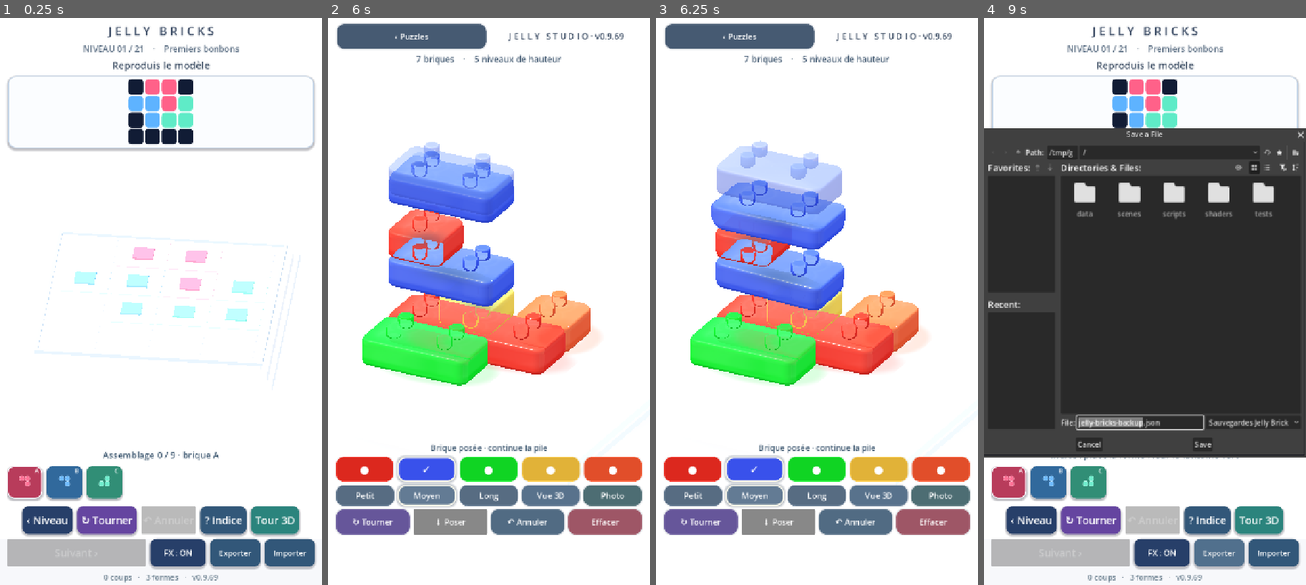
Above: before the commit, frames 1-4 (left to right).
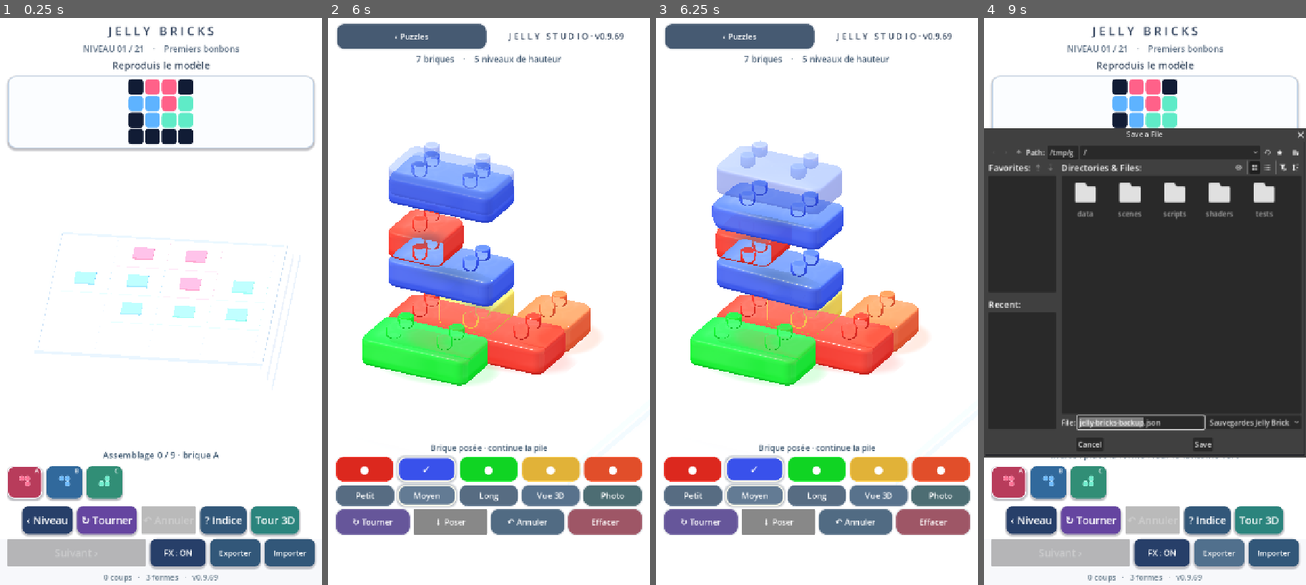
Above: after the commit, the same moments.

Repository: dbrckk/Jelly-bricks
Game: Godot game, scene res://scenes/main.tscn
The game is run twice, just before and just after one commit, with the same random seed, the same clock (stepped at 60 frames per second) and the same inputs.
Inputs (mouse positions are in pixels of both pictures, inside the frame that each line leads up to):
- Up to frame 1 (0.25 s): no input
- Up to frame 2 (6 s): click (353, 482) at 0.52 s; click (392, 482) at 1.27 s; click (431, 482) at 2.02 s; click "‹ Niveau" at 2.75 s; click "↻ Tourner" at 3.5 s; click "? Indice" at 4.25 s; click "Tour 3D" at 5 s; click "↓ Poser" at 5.75 s
- Up to frame 3 (6.25 s): no input
- Up to frame 4 (9 s): click "‹ Puzzles" at 6.5 s; click "FX : ON" at 7.25 s; click "FX : OFF" at 8 s; click "Exporter" at 8.75 s

Frames 1-2 are identical in both runs. In frame 3, 0.2% of the frame differs, in the area x 17-59%, y 29-54%; in frame 4, 0.9%, in the area x 0-98%, y 23-78%.

Commit message:
feat(godot): localized gel compression across real multi-support contacts
* feat(godot): localize impact-side gel wall bulge without detaching stud roots

* feat(godot): distribute impact origin and softness across all direct supporting cells

* test(godot): verify real two-support bridge impact centroid and localized squash reset

* docs(shader): clarify localized deformation preserves existing stud behavior

Diff:
--- a/native-godot/scripts/stack_mode.gd
+++ b/native-godot/scripts/stack_mode.gd
@@ -1455,7 +1455,11 @@
             sum_color.y / float(shared),
             sum_color.z / float(shared), .78),
         "center": sum_position / float(shared),
-        "extent": .56 + .17 * float(mini(shared - 1, 3))
+        "extent": .56 + .17 * float(mini(shared - 1, 3)),
+        # Not persisted: this is computed from real occupied contacts.
+        # Used by the impact animation, not by collision/saving rules.
+        "supported_cells": shared,
+        "support_fraction": float(shared) / float(own_cells.size())
     }
 
 func _apply_contact_optics(node: Node3D, entry: Dictionary,
@@ -1593,16 +1597,25 @@
         .set_trans(Tween.TRANS_CUBIC).set_ease(Tween.EASE_OUT)
     settle.tween_property(material, "shader_parameter/gel_spring", 0.0, .91) \
         .set_trans(Tween.TRANS_CUBIC).set_ease(Tween.EASE_OUT)
+    # This brick may bridge two or three separate supports. The old
+    # implementation picked whichever support happened to appear first
+    # in the save order and sent the ripple off-centre, despite the
+    # optical contact centroid already knowing ALL actual shared cells.
+    # Reuse that authoritative contact profile for balanced soft-body
+    # compression and the wave's initial point. Unsupported ground
+    # placements correctly use the centre of the body footprint.
+    var impact_contact: Dictionary = _contact_profile(entry, bricks)
+    var impact_center: Vector2 = impact_contact.get(
+        "center", _wave_center_on(entry, {}))
+    var support_fraction: float = float(
+        impact_contact.get("support_fraction", 1.0))
+    # Partially supported pieces feel slightly softer, without changing
+    # the support rule, spring duration or geometry. Bound every impulse.
+    var impact_gain: float = clampf(.86 + (1.0 - support_fraction) * .12,
+        .86, .92)
     _animate_gel_compression(material, .96, .29)
     _react_to_supports(entry)
-    var first_support: Dictionary = {}
-    if int(entry["layer"]) > 0:
-        for support_index in _support_indices(entry):
-            if int(bricks[support_index]["layer"]) == int(entry["layer"]) - 1:
-                first_support = bricks[support_index]
-                break
-    _animate_gel_wave(material, _wave_center_on(entry, first_support),
-        .90, .29)
+    _animate_gel_wave(material, impact_center, impact_gain, .29)
     # The visual flight lasts .29 s: FX must not precede the support
     # contact. A tracked tween is killed by _stop_motion on Undo or
     # replacement and captures the original brick's attributes.
--- a/native-godot/shaders/jelly.gdshader
+++ b/native-godot/shaders/jelly.gdshader
@@ -87,11 +87,28 @@
         float volume_change = compression * .145;
         VERTEX.y -= volume_change * normalized_y;
         if (jelly_local.y < .59) {
-            // The shell is centered around the full rotated footprint,
-            // not cell 0; studs sit at y >= .591 and retain local origins.
+            // The shell spans the FULL rotated body. An impact on one end
+            // of a three-cell brick must not inflate the opposite end as
+            // strongly as the contacting wall. Keep the SAME vertical
+            // profile and stud deformation as the established gel shader;
+            // only the shell's side bulge receives a local falloff.
+            // The wave centre is set before tweens begin, even for
+            // multiple supports. At rest there is no extra fragment cost.
+            float local_squash = 1.0;
+            if (studio_glass > .001 && studio_wave_gain > .001) {
+                float impact_span = max(studio_span.x, studio_span.y);
+                float contact_radius = .26 + impact_span * .42;
+                float away = length(jelly_local.xz - studio_wave_center);
+                float concentrated = 1.0 - smoothstep(.12,
+                    contact_radius, away);
+                local_squash = mix(.42, 1.0, concentrated);
+            }
             VERTEX.xz += (jelly_local.xz - studio_span * .5) *
-                compression * .14 * side_bulge;
+                compression * .14 * side_bulge * local_squash;
         } else {
+            // Physical studs use a separate instanced local mesh. Never
+            // sample the full-body contact centre on their small +/-X/Z
+            // positions, or a displaced tenon would detach from its root.
             VERTEX.xz += jelly_local.xz * compression *
                 .08 * side_bulge;
         }
--- a/native-godot/tests/validate.gd
+++ b/native-godot/tests/validate.gd
@@ -320,7 +320,8 @@
                 "studio_contact_dye", "joining_height", "overlap_falloff",
                 "jelly_surface_normal.y < -.985",
                 "jelly_local.y < .267", "discard;",
-                "radial_slope", "ripple_intensity", "tinted_wave_glint"]:
+                "radial_slope", "ripple_intensity", "tinted_wave_glint",
+                "contact_radius", "local_squash", "studio_wave_center"]:
             if not jelly_shader_source.contains(required_optic):
                 push_error("Missing video-calibrated Jelly optic: " + required_optic)
                 quit(1)
@@ -1440,10 +1441,51 @@
     if optical_profile.is_empty() or not unrelated_profile.is_empty() \
             or not optical_profile["center"].is_equal_approx(
                 Vector2(1.5, .5)) \
+            or int(optical_profile.get("supported_cells", -1)) != 2 \
+            or absf(float(optical_profile.get("support_fraction", -1.0)) -
+                2.0 / 3.0) > .001 \
             or absf(optical_profile["dye"].r - expected_mix.r) > .002 \
             or absf(optical_profile["dye"].g - expected_mix.g) > .002 \
             or absf(optical_profile["dye"].b - expected_mix.b) > .002:
-        push_error("Support dye mixing includes non-touching pieces or wrong local coordinates")
+        push_error("Multiple contact cells failed to resolve a centered impact and dye")
+        quit(1)
+        return
+    # In a REAL commit, support iteration order must not bias where a
+    # three-cell Jelly bar compresses. Two single-cell ground supports at
+    # opposite ends are enough to hold the bridge (2/3 coverage). Old
+    # behavior incorrectly emitted the wave at x=.5 (first support).
+    var bridge_setup: Array[Dictionary] = [
+        studio._entry(1, 1, 0, 0, 1, 0),
+        studio._entry(1, 3, 0, 0, 2, 0)]
+    if not studio._load_entries(bridge_setup):
+        push_error("Valid spaced ground supports could not be loaded")
+        quit(1)
+        return
+    studio._rebuild()
+    studio.selected_cell = Vector2i(1, 1)
+    studio.selected_length = 2
+    studio.selected_turns = 0
+    studio._commit()
+    if studio.bricks.size() != 3 or int(studio.bricks[2]["layer"]) != 1:
+        push_error("Bridge of two support cells did not form a legal stack")
+        quit(1)
+        return
+    var bridge_paint: ShaderMaterial = studio.brick_nodes[2].get_node(
+        "GelBody").material_override
+    var bridge_wave_center: Vector2 = bridge_paint.get_shader_parameter(
+        "studio_wave_center")
+    var bridge_wave_gain: float = float(bridge_paint.get_shader_parameter(
+        "studio_wave_gain"))
+    if not bridge_wave_center.is_equal_approx(Vector2(1.5, .5)) \
+            or absf(bridge_wave_gain - .90) > .005 \
+            or absf(float(bridge_paint.get_shader_parameter(
+                "studio_wave_phase"))) > .001:
+        push_error("Multi-support Jelly landing has an off-centre or premature impulse")
+        quit(1)
+        return
+    studio._stop_motion()
+    if bridge_paint.get_shader_parameter("studio_wave_gain") != 0.0:
+        push_error("Interrupting a two-support ripple left residual deformation")
         quit(1)
         return
     studio._reset()
